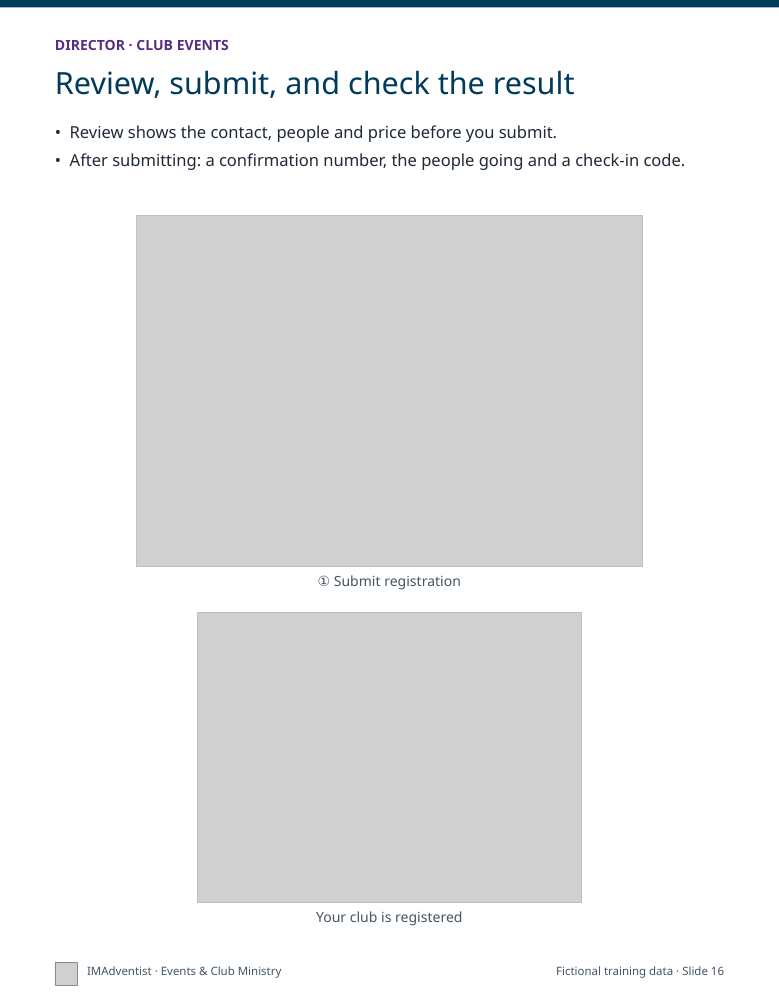
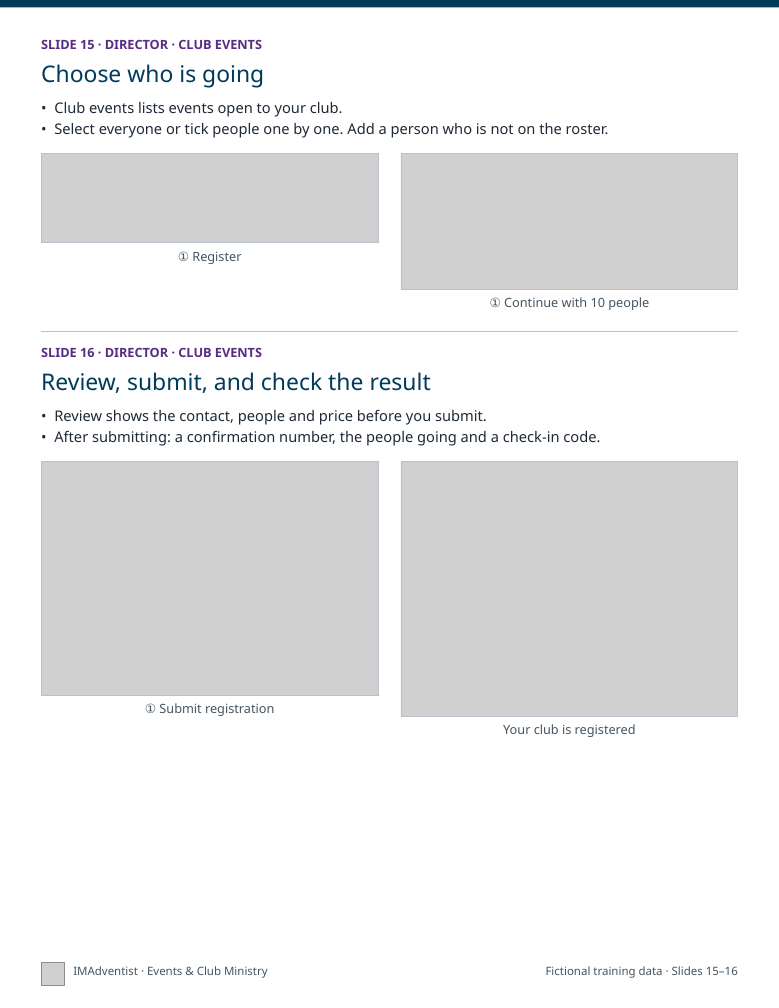
Before and after one commit to DurantTL/IMSDA-Events, a slide deck: slide 8 of docs/platform-documentation/2026-11-05/exports/IMAdventist-getting-started-print.pptx (slide 16 before the commit). Drawn at 779x1008 pixels with LibreOffice and Linux fonts; fonts in the diff are those of the drawing; grey boxes stand for pictures. Boxes give left, top, right and bottom in pixels: in the first picture for what was removed or moved away, otherwise in the second. Text is boxed around its words. In the diff, an @@ line names an element or a change of style, - is before the commit and + after.

```diff
--- a/docs/platform-documentation/2026-11-05/exports/IMAdventist-getting-started-print.pptx
+++ b/docs/platform-documentation/2026-11-05/exports/IMAdventist-getting-started-print.pptx
@@ text at (41,39,262,49): text changed; size 11 to 10 pt @@
-DIRECTOR · CLUB EVENTS
+SLIDE 15 · DIRECTOR · CLUB EVENTS
@@ text added at (41,64,264,88), 18 pt, text #003B5C @@
+Choose who is going
@@ text added at (54,102,609,138), 11.5 pt, text #1F2A37 @@
+• Club events lists events open to your club.
+• Select everyone or tick people one by one. Add a person who is not on the roster.
@@ rectangle: place and size @@
-rectangle at (137,215,643,566)
+rectangle at (41,153,378,243)
@@ picture added at (41,153,378,243) @@
@@ rectangle: place and size @@
-rectangle at (198,613,582,903)
+rectangle at (401,153,738,289)
@@ picture added at (401,153,738,289) @@
@@ text added at (178,251,241,264), 10 pt, text #455563 @@
+① Register
@@ text added at (490,297,649,310), 10 pt, text #455563 @@
+① Continue with 10 people
@@ line added from (41, 332) to (738, 332), #B8C2CC 0.75 pt @@
@@ text added at (41,347,262,357), 10 pt, text #582C83, bold @@
+SLIDE 16 · DIRECTOR · CLUB EVENTS
@@ text "Review, submit, and check the ...": place and size @@
-text "Review, submit, and check the ..." at (55,70,575,98)
+text "Review, submit, and check the ..." at (41,372,431,393)
@@ text "Review, submit, and check the ..." at (41,372,431,393): size 24 to 18 pt @@
@@ text "• Review shows the contact, ...": place and size @@
-text "• Review shows the contact, ..." at (70,125,686,170)
+text "• Review shows the contact, ..." at (54,410,600,446)
@@ text "• Review shows the contact, ..." at (54,410,600,446): size 13 to 11.5 pt; less space between paragraphs @@
@@ picture: place and size @@
-picture at (137,215,643,566)
+picture at (41,462,378,696)
@@ rectangle added at (41,462,378,696), outline #B8C2CC 0.75 pt @@
@@ picture: place and size @@
-picture at (198,613,582,903)
+picture at (401,462,738,717)
@@ rectangle added at (401,462,738,717), outline #B8C2CC 0.75 pt @@
@@ text "① Submit registration": place and size @@
-text "① Submit registration" at (318,575,461,590)
+text "① Submit registration" at (145,703,274,716)
@@ text "① Submit registration" at (145,703,274,716): size 11 to 10 pt @@
@@ text "Your club is registered" at (503,724,636,737): size 11 to 10 pt @@
@@ text "Your club is registered": place and size @@
-text "Your club is registered" at (316,911,462,926)
+text "Your club is registered" at (503,724,636,737)
@@ picture: place and size @@
-picture at (55,962,78,985)
+picture at (41,962,64,985)
@@ text "IMAdventist · Events & Club ...": place and size @@
-text "IMAdventist · Events & Club ..." at (87,966,282,978)
+text "IMAdventist · Events & Club ..." at (73,966,268,978)
@@ text at (546,966,738,978): text changed @@
-Fictional training data · Slide 16
+Fictional training data · Slides 15–16
```
Also in this commit, not shown: 15 other slides changed, 15 slides removed, 4 other files.
